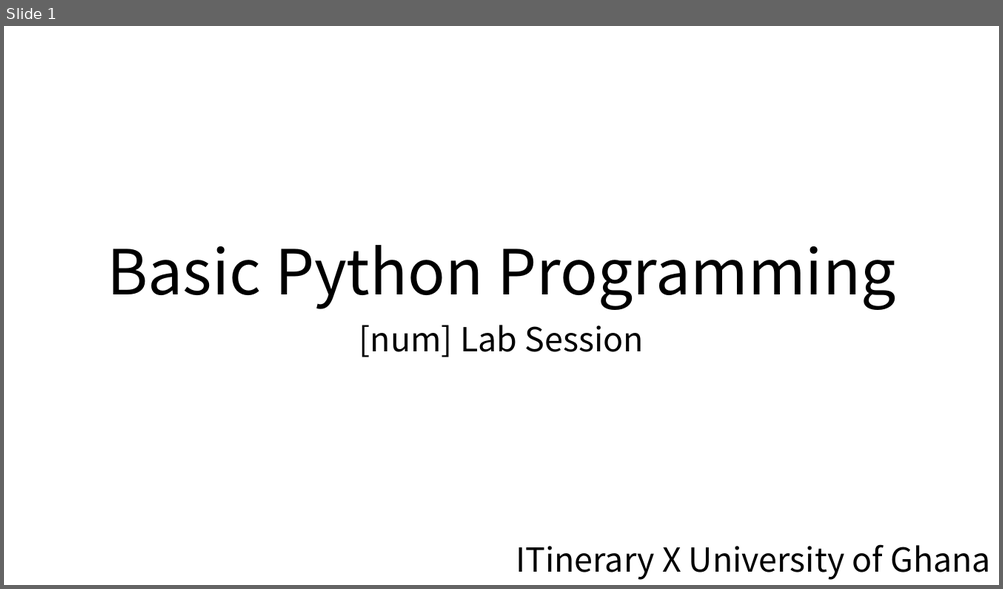
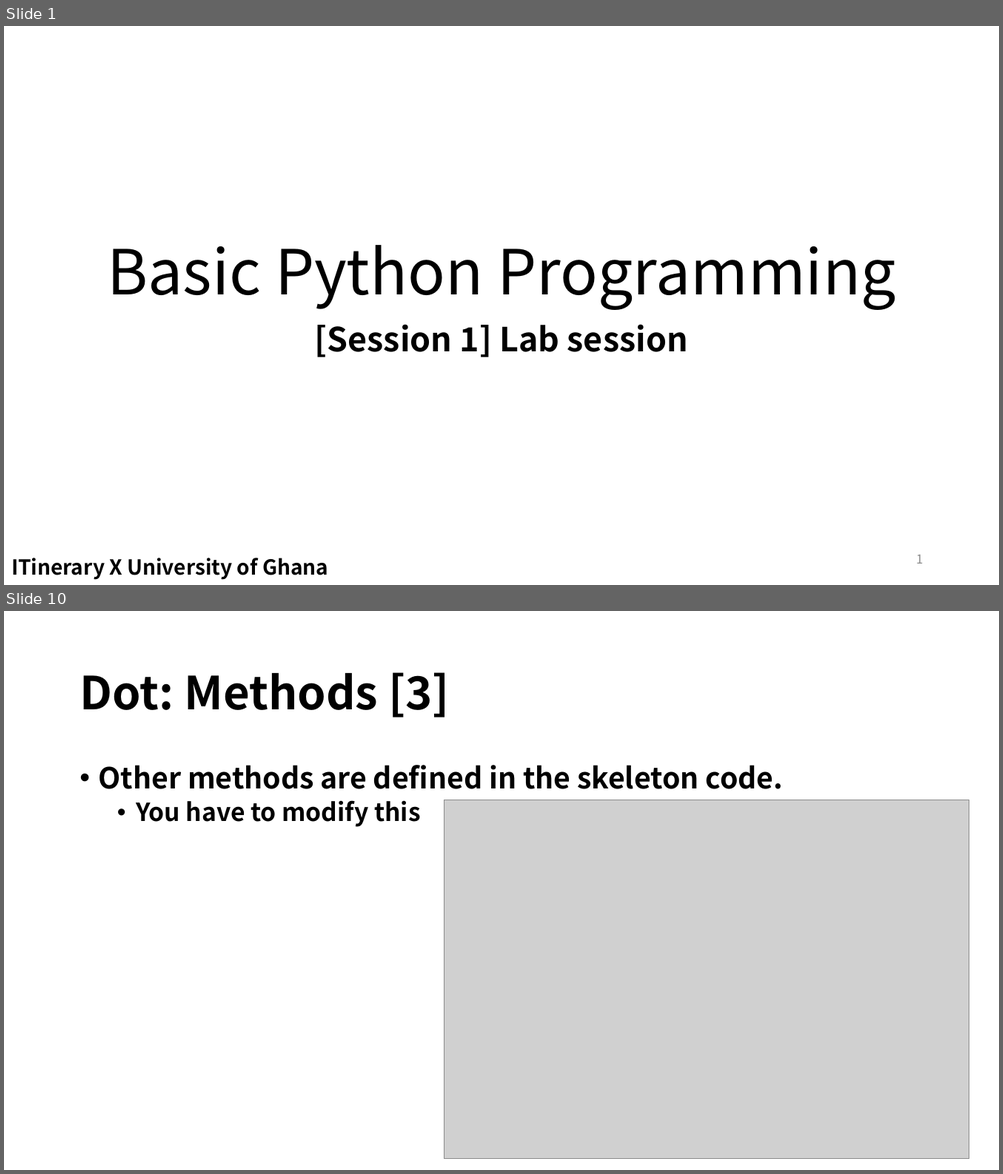
Before and after one commit to EunSeong-Park/EunSeong-Park.github.io, a slide deck: contents/2020_ITinerary/assets/session_1/labsession.pptx. Shown one above the other, each under a label of ours: slide 1 before the commit, slides 1 and 10 after it; the slides between them are not shown. The pictures are 1003x589 and 1003x1174 pixels, drawn with LibreOffice and Linux fonts; fonts in the diff are those of the drawing; grey boxes stand for pictures. Boxes give left, top, right and bottom in pixels: in the first picture for what was removed or moved away, otherwise in the second. Text is boxed around its words. In the diff, an @@ line names an element or a change of style, - is before the commit and + after.

```diff
--- a/contents/2020_ITinerary/assets/session_1/labsession.pptx
+++ b/contents/2020_ITinerary/assets/session_1/labsession.pptx
@@ slide 10 added at [4, 611, 999, 1170], background #FFFFFF @@
@@ title added at [79, 672, 449, 718], 44 pt, text #000000, bold @@
+Dot: Methods [3]
@@ text added at [99, 765, 783, 827], 28 pt, text #000000, bold @@
+• Other methods are defined in the skeleton code.
+  • You have to modify this
@@ picture added at [444, 800, 970, 1159] @@
@@ slide 1 changed as well @@
@@ subtitle at [315, 324, 688, 358]: text changed; bold on @@
-[num] Lab Session
+[Session 1] Lab session
@@ text "ITinerary X University of Ghana": place and size @@
-text "ITinerary X University of Ghana" at [515, 545, 990, 580]
+text "ITinerary X University of Ghana" at [11, 558, 328, 580]
@@ text "ITinerary X University of Ghana" at [11, 558, 328, 580]: size 32 to 20 pt, bold on; alignment right to left @@
@@ page number added at [916, 555, 922, 564], 12 pt, text #8C8C8C @@
+1
```
Also in this commit, not shown: 1 other slide changed, 15 other slides added, 5 slides removed, 15 other files.
